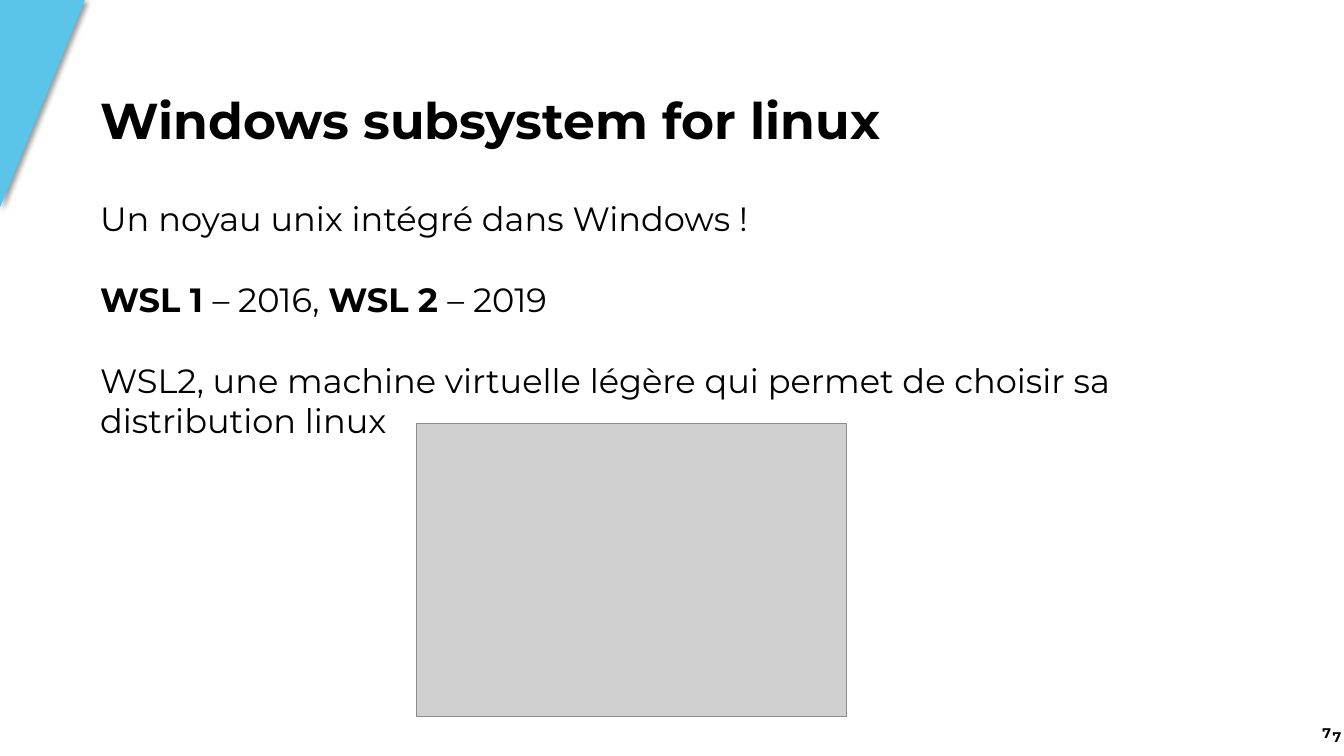
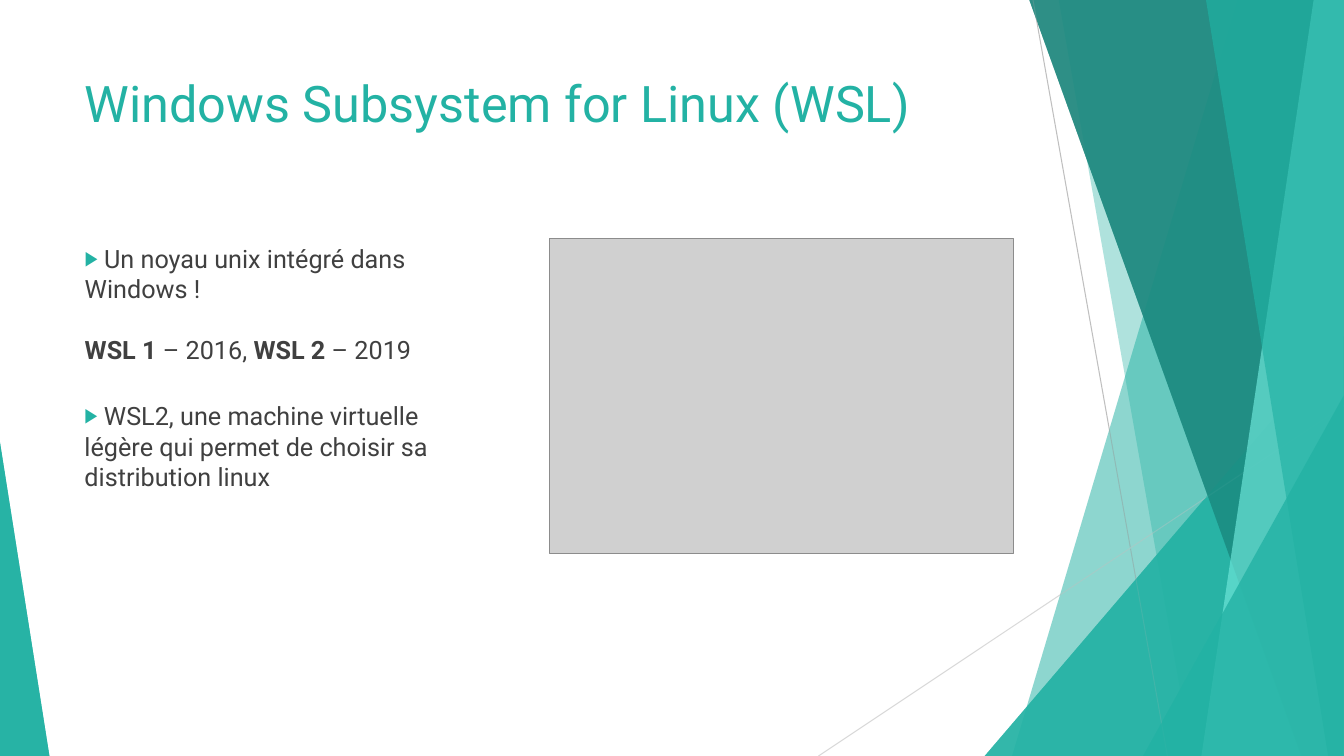
Before and after one commit to Lyon-Ynov-Campus/Docs, a slide deck: slide 8 of Ymmersions/Ymmersion - Linux.pptx (slide 7 before the commit). Drawn at 1344x756 pixels with LibreOffice and Linux fonts; fonts in the diff are those of the drawing; grey boxes stand for pictures; background and template pictures are left out. Boxes give left, top, right and bottom in pixels: in the first picture for what was removed or moved away, otherwise in the second. Text is boxed around its words. In the diff, an @@ line names an element or a change of style, - is before the commit and + after.

Commit message:
New presentation for Ymmersion Linux

```diff
--- a/Ymmersions/Ymmersion - Linux.pptx
+++ b/Ymmersions/Ymmersion - Linux.pptx
@@ triangle removed at [0, 0, 85, 208] @@
@@ text "Windows Subsystem for Linux (WSL)" at [85, 82, 910, 134]: vertical alignment middle to top @@
@@ text at [85, 82, 910, 134]: text changed; font Montserrat to Roboto; text colour #000000 to #23B2A4; bold off @@
-Windows subsystem for linux
+Windows Subsystem for Linux (WSL)
@@ text removed at [100, 206, 1110, 433] @@
-Un noyau unix intégré dans Windows !
-WSL 1 – 2016, WSL 2 – 2019
-WSL2, une machine virtuelle légère qui permet de choisir sa distribution linux
@@ picture: place and size @@
-picture at [416, 423, 847, 717]
+picture at [549, 238, 1013, 554]
@@ text added at [85, 249, 411, 363], 18 pt, text #404040 @@
+▶ Un noyau unix intégré dans Windows !
+  WSL 1 – 2016, WSL 2 – 2019
@@ text added at [84, 406, 428, 487], 18 pt, text #404040 @@
+▶ WSL2, une machine virtuelle légère qui permet de choisir sa distribution linux
@@ group added at [0, 0, 1344, 756]: 5 freeform shapes, 3 triangles @@
@@ group added at [0, 0, 1344, 756]: 5 freeform shapes, 3 triangles, 2 lines @@
@@ page number removed at [1290, 713, 1342, 753] @@
-7
@@ page number removed at [1300, 718, 1344, 756] @@
-7
```
Also in this commit, not shown: 7 other slides changed, 5 slides added, 4 slides removed.
